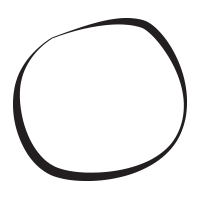
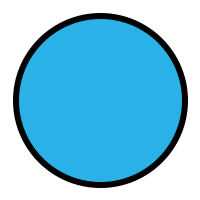
Comparing the layer stacks of the two 200px x 200px images. Changes:
added layer "Ellipse 1" above "Vector Smart Object" over 13, 13, 188, 188
hid "Vector Smart Object", painted on it over 13, 13, 188, 188
